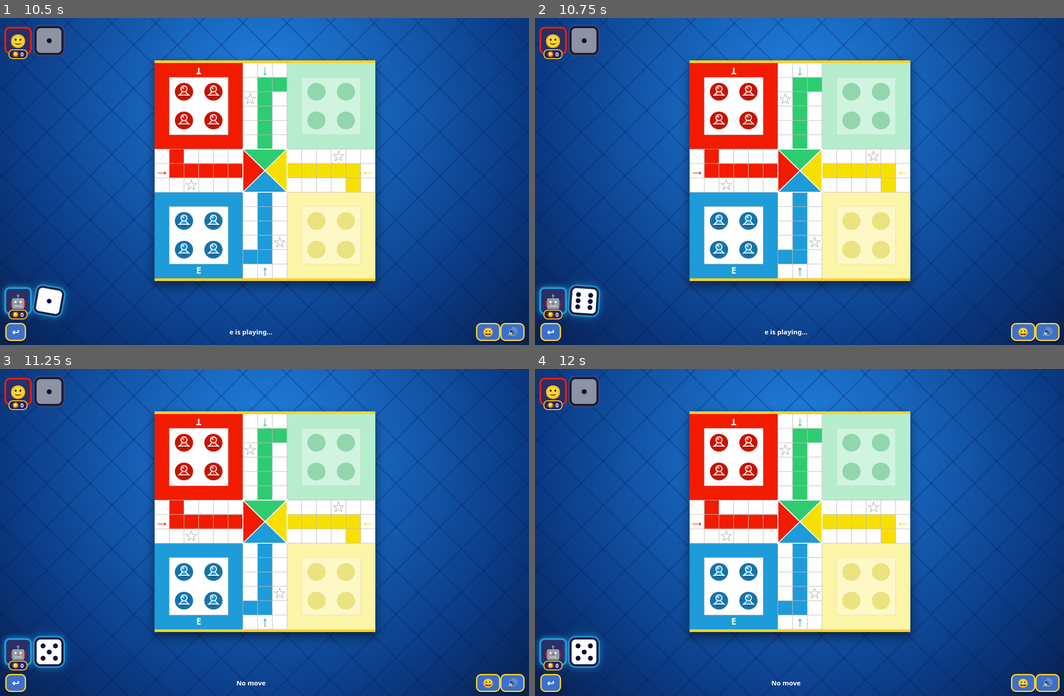
Above: before the commit, frames 1-4 (two rows, left to right).
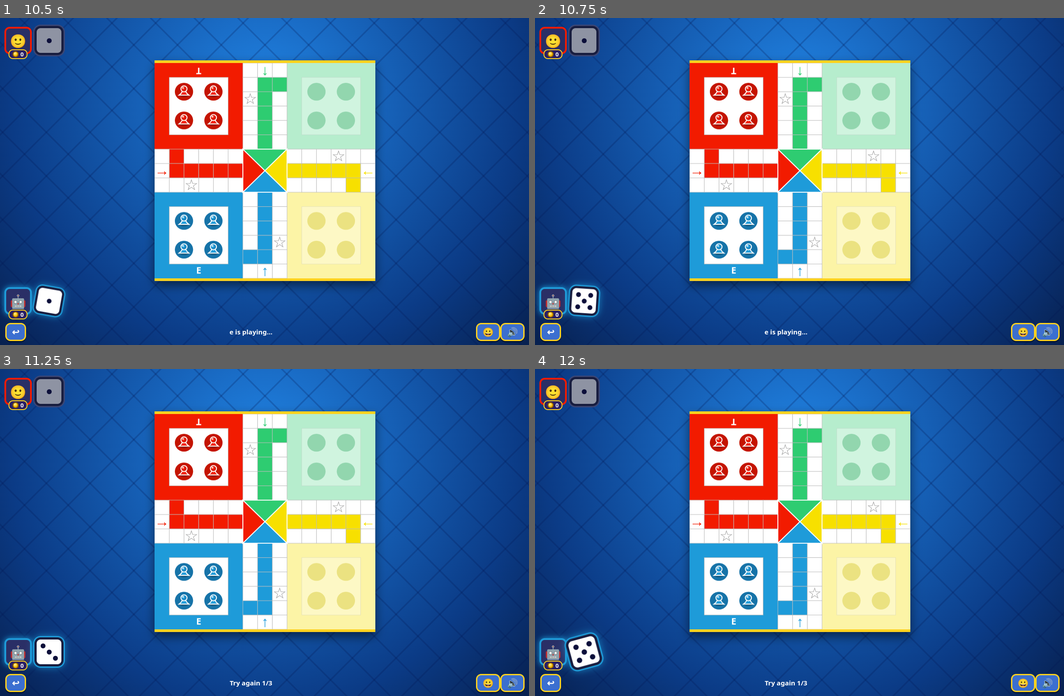
Above: after the commit, the same moments.

Repository: hayelomataklti95-sudo/Game
Game: browser game, page play.html
Two runs of this game, one before a commit and one after it. Both use one fixed random seed, a clock stepped at 60 frames per second and the inputs below.
Inputs (mouse positions are in pixels of both pictures, inside the frame that each line leads up to):
- Up to frame 1 (10.5 s): click (68, 50) at 0.27 s; click (68, 57) at 1.07 s; click "🐍 SNAKES & LADDERS" at 1.17 s; click (264, 194) at 1.67 s; click "ROLL" at 1.77 s; click (222, 129) at 2.07 s; click "↩" at 2.17 s; click "🤖 VS 3 COMPUTERS" at 2.67 s; click (95, 40) at 3.07 s; click "CPU" at 3.17 s; click (264, 204) at 3.67 s; click (253, 112) at 3.77 s; type "Alex" at 3.77 s; click (84, 63) at 4.07 s; click "CPU" at 4.17 s; click (253, 112) at 4.67 s; type "t" at 4.67 s; tap Enter at 4.7, 5.7, 6.7, 7.2, 8.7 s; click (31, 67) at 5.07 s; click "PLAYER" at 5.17 s; click (259, 112) at 5.67 s; type "e" at 5.67 s; click (259, 145) at 5.77 s; type "Alex" at 5.77 s; click (68, 37) at 6.07 s; click "CPU" at 6.17 s; click (259, 178) at 6.67 s; type "r" at 6.67 s; click (105, 53) at 7.07 s; click (259, 178) at 7.17 s; type "t" at 7.17 s; click "PLAY" at 7.67 s; click (259, 207) at 7.77 s; type "Alex" at 7.77 s; click (26, 50) at 8.07 s; click (264, 204) at 8.17 s; click (259, 145) at 8.67 s; type "a" at 8.67 s; click (52, 73) at 9.07 s; click "OFF" at 9.17 s; click (264, 204) at 9.67 s; click "PLAY" at 9.77 s; click (285, 93) at 10.07 s; click "OK" at 10.17 s
- Up to frame 2 (10.75 s): click (582, 302) at 10.67 s
- Up to frame 3 (11.25 s): click (264, 542) at 11.07 s; click (47, 391) at 11.17 s
- Up to frame 4 (12 s): click "↩" at 11.67 s; click "Resume" at 11.77 s

Frame 1 is identical in both runs. In frame 2, less than 0.1% of the frame differs, in the area x 7-11%, y 85-88%; in frame 3, less than 0.1%; in frame 4, 0.4%, in the area x 5-52%, y 80-98%.
Error in both runs: TypeError: Cannot read properties of null (reading 'pl')

Commit message:
Add files via upload

Diff:
--- a/play-sw.js
+++ b/play-sw.js
@@ -1,4 +1,4 @@
-var C="ludo-v10",PRE=["./play.html","play-manifest.webmanifest","play-icon-192.png","play-icon-512.png","play-me.jpg","play-splash.jpg","play-dice.mp3","play-home.mp3","play-cap.mp3","play-snake.mp3","play-song.mp3","play-start.mp3"];
+var C="ludo-v11",PRE=["./play.html","play-manifest.webmanifest","play-icon-192.png","play-icon-512.png","play-me.jpg","play-splash.jpg","play-dice.mp3","play-home.mp3","play-cap.mp3","play-snake.mp3","play-song.mp3","play-start.mp3"];
 self.addEventListener("install",function(e){self.skipWaiting();e.waitUntil(caches.open(C).then(function(c){return Promise.all(PRE.map(function(u){return c.add(u).catch(function(){})}))}))});
 self.addEventListener("activate",function(e){e.waitUntil(caches.keys().then(function(k){return Promise.all(k.filter(function(x){return x!=C}).map(function(x){return caches.delete(x)}))}).then(function(){return self.clients.claim()}))});
 self.addEventListener("fetch",function(e){
--- a/play.html
+++ b/play.html
@@ -90,6 +90,7 @@
  <button class="mb g" id="stk">Safe stacks: Off</button>
  <button class="mb g" id="cbb">Color marks: Off</button>
  <button class="mb g" id="strb">Strict home: Off</button>
+ <button class="mb g" id="onb">Start with 1 or 6: Off</button>
  <button class="mb g" data-r="back">Add my voice after capture</button>
  <button class="mb g" data-r="goal">Add my voice after goal</button>
  <button class="mb g" id="vt">Test sounds</button>
@@ -106,19 +107,21 @@
 var HM=[[6.8,7.5],[7.5,6.8],[8.2,7.5],[7.5,8.2]],OR=[[0,0],[9,0],[9,9],[0,9]],SP=[[2,2],[4,2],[2,4],[4,4]];
 var PRE={cpu1:[["h",3],["c",1]],cpu3:[["h",3],["c",0],["c",1],["c",2]],p2:[["h",3],["h",1]],p4:[["h",3],["h",0],["h",1],["h",2]]};
 var S=null,AV={},MUTE=L("lv_mu2")=="1",AC,pickFor=0,lastMode="cpu1",DIFF=+(L("lv_df2")||2),TP=[];
-var PG=JSON.parse(L("lv_pg")||"{}"),FR=["#ffd21f","#4fc3f7", …(132 unchanged characters)… lex","Zara","Leo"],STR=L("lv_str")=="1",CB=L("lv_cb")=="1",SNT=4,SM,SU=[],SN=["" …(199 unchanged characters)…
+var PG=JSON.parse(L("lv_pg")||"{}"),FR=["#ffd21f","#4fc3f7", …(132 unchanged characters)… lex","Zara","Leo"],STR=L("lv_str")=="1",ONE=L("lv_one")=="1",CB=L("lv_cb")=="1",SNT=4,SM,SU=[],SN=["" …(199 unchanged characters)…
 function lvl(){return 1+Math.floor(PG.xp/100)}function sv(){L("lv_pg",JSON.stringify(PG))}
 var PIPS=[[4],[0,8],[0,4,8],[0,2,6,8],[0,2,4,6,8],[0,2,3,5,6,8]];
 "LUDO".split("").forEach((c,i)=>{["lg1"].forEach(id=>{var s=document.createElement("span");s.textContent=c;s.style.color=COL[i];$(id).appendChild(s)})});
 function toast(t){var e=document.createElement("div");e.id="tt";e.textContent=t;document.body.appendChild(e);setTimeout(()=>e.remove(),1800)}
-function show(id){["menu","game","slg"].forEach(x=>$(x).hidden=x!=id)}
+function show(id,keep){if(!keep)stopAll();["menu","game","slg"].forEach(x=>$(x).hidden=x!=id)}
 /* audio */
 function tone(f,d,t,v,w){try{AC=AC||new(window.AudioContext||window.webkitAudioContext)();var o=AC.createOscillator(),g …(228 unchanged characters)…
 function crowd(){try{AC=AC||new(window.AudioContext||window.webkitAudioContext)();var n=AC.sampleRate*1.8|0,b=AC.create …(341 unchanged characters)…
 var B={};
 function ctx(){return AC=AC||new(window.AudioContext||window.webkitAudioContext)()}
 ["dice","home","cap","snake","song"].forEach(n=>{try{fetch("play-"+n+".mp3").then(r=>r.arrayBuffer()).then(b=>ctx().decodeAudioData(b)).then(d=>{B[n]=d}).catch(()=>{})}catch(e){}});
-function smp(n){try{var c=ctx();if(c.state=="suspended")c.resume();if(B[n]){var q=c.createBufferSource();q.buffer=B[n];q.connect(c.destination);q.start();return 1}var a=new Audio("play-"+n+".mp3");a.play().catch(()=>{});return 1}catch(e){return 0}}
+var CUR={};
+function stopAll(){for(var k in CUR){try{CUR[k].stop?CUR[k].stop():CUR[k].pause()}catch(e){}}CUR={};try{if(SA)SA.pause()}catch(e){}}
+function smp(n){try{var c=ctx();if(c.state=="suspended")c.resume();try{if(CUR[n])CUR[n].stop?CUR[n].stop():CUR[n].pause()}catch(e){}if(B[n]){var q=c.createBufferSource();q.buffer=B[n];q.connect(c.destination);q.start();CUR[n]=q;return 1}var a=new Audio("play-"+n+".mp3");a.play().catch(()=>{});CUR[n]=a;return 1}catch(e){return 0}}
 function sfx(t){if(MUTE)return;
  if(t=="dice"){if(!smp("dice"))for(var i=0;i<5;i++)tone(180+Math.random()*200,.05,"square",.05,i*.07)}
  else if(t=="step")tone(520,.06,"sine",.08);else if(t=="six")[523,659,784].forEach((f,i)=>tone(f,.12,"triangle",.1,i*.09));
@@ -144,12 +147,13 @@
 var DN=["Easy","Medium","Hard"];$("df").onclick=()=>{DIFF=(DIFF+1)%3;L("lv_df2",DIFF);$("df").textContent="Computer: "+DN[DIFF]};$("df").textContent="Computer: "+DN[DIFF];
 $("ttb").onclick=()=>{TT=!TT;L("lv_tt",TT?1:0);$("ttb").textContent="Turn timer: "+(TT?"15s":"Off")};$("ttb").textContent="Turn timer: "+(TT?"15s":"Off");
 $("stk").onclick=()=>{STK=!STK;L("lv_stk",STK?1:0);$("stk").textContent="Safe stacks: "+(STK?"On":"Off")};$("stk").textContent="Safe stacks: "+(STK?"On":"Off");
+$("onb").onclick=()=>{ONE=!ONE;L("lv_one",ONE?1:0);$("onb").textContent="Start with 1 or 6: "+(ONE?"On":"Off")};$("onb").textContent="Start with 1 or 6: "+(ONE?"On":"Off");
 $("strb").onclick=()=>{STR=!STR;L("lv_str",STR?1:0);$("strb").textContent="Strict home: "+(STR?"On":"Off")};$("strb").textContent="Strict home: "+(STR?"On":"Off");
 $("cbb").onclick=()=>{CB=!CB;L("lv_cb",CB?1:0);$("cbb").textContent="Color marks: "+(CB?"On":"Off")};$("cbb").textContent="Color marks: "+(CB?"On":"Off");
 $("vt").onclick=()=>{sfx("dice");setTimeout(()=>sfx("goal"),900);setTimeout(()=>sfx("cap"),1900)};
 $("bk").onclick=()=>modal("Paused",'<button class="mb" data-a="r">Resume</button><button class="mb g" data-a="n">Restar …(209 unchanged characters)…
 $("sn").innerHTML=MUTE?"&#128263;":"&#128266;";$("ts").classList.toggle("off",MUTE);
-$("sn").onclick=$("ts").onclick=()=>{MUTE=!MUTE;L("lv_mu2",MUTE?1:0);$("sn").innerHTML=MUTE?"&#128263;":"&#128266;";$("ts").classList.toggle("off",MUTE);music()};
+$("sn").onclick=$("ts").onclick=()=>{MUTE=!MUTE;L("lv_mu2",MUTE?1:0);if(MUTE)stopAll();$("sn").innerHTML=MUTE?"&#128263;":"&#128266;";$("ts").classList.toggle("off",MUTE);music()};
 $("tm").onclick=()=>{VIB=!VIB;L("lv_vb",VIB?1:0);$("tm").classList.toggle("off",!VIB)};$("tm").classList.toggle("off",!VIB);
 function chk(){$("cont").hidden=!L("lv_save");menuTop()}chk();
 function save(){if(S&&!S.over&&!S.net)L("lv_save",JSON.stringify({S:S,m:lastMode}))}
@@ -179,20 +183,22 @@
 function msg(t){$("msg").textContent=t}
 function fit(){var c=$("cv"),w=Math.max(260,Math.min(innerWidth,innerHeight-250,720)),d=window.devicePixelRatio||1;c.style.width=c.style.height=w+"px";c.width=c.height=Math.round(w*d)}
 addEventListener("resize",()=>{if(S)fit();if(SL)slFit()});
+function bag(o){if(!o.bag||!o.bag.length){o.bag=[1,2,3,4,5,6];for(var i=5;i>0;i--){var j=Math.random()*(i+1)|0,t=o.bag[i];o.bag[i]=o.bag[j];o.bag[j]=t}}return o.bag.pop()}
 function roll(fv){
  if(!S||S.busy||S.rolled||S.over)return;clearTimeout(tmr);S.busy=true;var d=$("dc"+S.cur),n=0,kd=$("dk"+S.cur);if(kd)kd.classList.remove("can");d.classList.add("roll");sfx("dice");buzz(30);
- var iv=setInterval(()=>{setDice(S.cur,1+Math.floor(Math.random()*6));if(++n>=8){clearInterval(iv);d.classList.remove("roll");var v=fv||1+Math.floor(Math.random()*6);if(S.net&&!fv)nsend({t:"r",v:v});setDice(S.cur,v);S.pl[S.cur].lv=v;S.roll=v;S.rolled=true;S.busy=false;after()}},90);
-}
-function movable(i){var m=[];S.pl[i].pos.forEach((r,t)=>{if(r<0){if(S.roll==6)m.push(t)}else if(r+S.roll<=56&&!(STR&&!S.net&&!S.pl[i].hit&&r<=50&&r+S.roll>50))m.push(t)});return m}
+ var iv=setInterval(()=>{setDice(S.cur,1+Math.floor(Math.random()*6));if(++n>=8){clearInterval(iv);d.classList.remove("roll");var v=fv||bag(S.pl[S.cur]);if(S.net&&!fv)nsend({t:"r",v:v});setDice(S.cur,v);S.pl[S.cur].lv=v;S.roll=v;S.rolled=true;S.busy=false;after()}},90);
+}
+function movable(i){var m=[];S.pl[i].pos.forEach((r,t)=>{if(r<0){if(S.roll==6||(ONE&&!S.net&&S.roll==1))m.push(t)}else if(r+S.roll<=56&&!(STR&&!S.net&&!S.pl[i].hit&&r<=50&&r+S.roll>50))m.push(t)});return m}
 function after(){
  var p=S.pl[S.cur],m=movable(S.cur);
  if(S.roll==6){S.six++;sfx("six");if(S.six>=3){msg("Three sixes - turn lost");setTimeout(next,1100);return}}else S.six=0;
+ var inb=p.pos.every(x=>x<0||x==56)&&p.pos.some(x=>x<0);if(!m.length&&inb&&(S.tr=(S.tr||0)+1)<3){msg("Try again "+S.tr+"/3");S.rolled=false;if(p.t=="c")setTimeout(roll,700);else ui();return}
  if(!m.length){S.np=(S.np||0)+1;if(S.np>=16&&STR){STR=false;toast("Strict rule relaxed")}msg("No move");setTimeout(next,900);return}S.np=0;
  if(p.t=="c")setTimeout(()=>move(pick(m)),650);
  else if(m.length==1)setTimeout(()=>move(m[0]),350);
  else{S.mv=m;msg("Pick a token");arm()}
 }
-function next(){if(!S||S.over)return;do{S.cur=(S.cur+1)%4}while(!S.pl[S.cur]||S.pl[S.cur].done);S.rolled=false;S.six=0;S.mv=[];ui();save();if(S.pl[S.cur].t=="c")setTimeout(roll,700);else tone(988,.14,"sine",.07)}
+function next(){if(!S||S.over)return;do{S.cur=(S.cur+1)%4}while(!S.pl[S.cur]||S.pl[S.cur].done);S.rolled=false;S.six=0;S.tr=0;S.mv=[];ui();save();if(S.pl[S.cur].t=="c")setTimeout(roll,700);else tone(988,.14,"sine",.07)}
 function li(p,r){return(ST[p]+r)%52}
 function sim(c,t){var P=S.pl.map(p=>p&&p.pos.slice()),r=P[c][t],nr=r<0?0:r+S.roll,cap=0;P[c][t]=nr;
  if(nr<=50){var ix=li(c,nr);if(!SAFE[ix])P.forEach((o,q)=>{if(o&&q!=c&&!(STK&&o.filter(x=>x>=0&&x<=50&&li(q,x)==ix).length>1))o.forEach((x,k)=>{if(x>=0&&x<=50&&li(q,x)==ix){o[k]=-1;cap+=x+20}})})}
@@ -210,7 +216,7 @@
  if(!S||S.busy||S.over)return;clearTimeout(tmr);S.busy=true;S.mv=[];var c=S.cur,p=S.pl[c];
  function done(){
   var cap=0,r=p.pos[t];
-  if(r>=0&&r<=50){var ix=li(c,r);if(!SAFE[ix])S.pl.forEach((o,q)=>{if(o&&q!=c&&!(STK&&o.pos.filter(x=>x>=0&&x<=50&&li(q,x)==ix).length>1))o.pos.forEach((x,k)=>{if(x>=0&&x<=50&&li(q,x)==ix){o.pos[k]=-1;cap++}})})}
+  if(r>=0&&r<=50){var ix=li(c,r);if(!SAFE[ix])S.pl.forEach((o,q)=>{if(o&&q!=c&&!(STK&&o.pos.filter(x=>x>=0&&x<=50&&li(q,x)==ix).length>1))o.pos.forEach((x,k)=>{if(x>=0&&x<=50&&li(q,x)==ix){o.pos[k]=-1;(o.rv=o.rv||{})[k]={v:x,t:Date.now()};cap++}})})}
   if(cap){p.hit=1;$("cv").classList.add("shk");setTimeout(()=>$("cv").classList.remove("shk"),400);if(c==ME&&p.t=="h"){ …(196 unchanged characters)…
   S.busy=false;panels();
   if(r==56){award(c,10);sfx("goal");burst(tpos(c,t),COL[c]);setTimeout(()=>say("goal"),600);buzz(200)}
@@ -280,7 +286,7 @@
 function slStart(k,loc){SL={pl:[],cur:0,busy:false,over:false,loc:loc};var cs=[3,1,0,2];for(var i=0;i<k;i++)SL.pl.push({c:cs[i],h:i==0||!!loc,n:i==0?($("nm").value.trim()||"You"):(loc?"Player "+(i+1):CNM[cs[i]]),p:0,a:null});show("slg");slFit();setDice("S",1);slUi()}
 function slFit(){var c=$("sc2"),w=Math.max(260,Math.min(innerWidth,innerHeight-270)),d=window.devicePixelRatio||1;c.style.width=c.style.height=w+"px";c.width=c.height=Math.round(w*d)}
 function slUi(){var p=SL.pl[SL.cur];$("slt").textContent=p.n;$("slt").style.color=COL[p.c]==="#f7e000"?"#ffd21f":COL[p.c];$("slm").textContent=p.h?"Tap ROLL":p.n+" is playing...";$("slr").style.visibility=p.h?"visible":"hidden";if(!p.h)setTimeout(slRoll,800)}
-function slRoll(){var s=SL;if(!s||s.busy||s.over)return;s.bu …(187 unchanged characters)… al(iv);e.classList.remove("roll");var v=1+Math.floor(Math.random()*6);setDice("S",v);$("slm").textContent="Rolled "+v;setTimeout(()=>slMove(v),600)}},90)}
+function slRoll(){var s=SL;if(!s||s.busy||s.over)return;s.bu …(187 unchanged characters)… al(iv);e.classList.remove("roll");var v=bag(SL.pl[SL.cur]);setDice("S",v);$("slm").textContent="Rolled "+v;setTimeout(()=>slMove(v),600)}},90)}
 function slMove(v){var s=SL,p=s.pl[s.cur];if(p.p+v>100){slEnd(v);return}var i=0;(function st(){p.p++;i++;sfx("step");if(i<v)setTimeout(st,170);else setTimeout(()=>{var t=LD[p.p]||SK[p.p];if(t){sfx(LD[p.p]?"six":"snake");p.p=t;setTimeout(()=>slEnd(v),800)}else slEnd(v)},300)})()}
 function slEnd(v){var s=SL,p=s.pl[s.cur];if(p.p==100){s.over=true;L("lv_sl","");sfx("song");confetti();buzz([100,50,300 …(202 unchanged characters)…
  if(v!=6)s.cur=(s.cur+1)%s.pl.length;s.busy=false;L("lv_sl",JSON.stringify(s));slUi()}
@@ -324,8 +330,8 @@
  var T=[[[6,6],[6,9]],[[6,6],[9,6]],[[9,6],[9,9]],[[6,9],[9,9]]];
  for(i=0;i<4;i++){g.fillStyle=COL[i];g.beginPath();g.moveTo(T[i][0][0]*u,T[i][0][1]*u);g.lineTo(T[i][1][0]*u,T[i][1][1]*u);g.lineTo(7.5*u,7.5*u);g.closePath();g.fill();g.strokeStyle="#fff";g.lineWidth=.06*u;g.stroke()}
  var tk=[],grp={},tm=Date.now()/200;
- for(i=0;i<4;i++)if(S.pl[i]){var pl=S.pl[i];pl.a=pl.a||[];fo …(118 unchanged characters)… 0],dy=q[1]-a[1];a[0]+=dx*.2;a[1]+=dy*.2;
-  var e={p:i,t:k,x:a[0],y:a[1],key:key,lift:Math.min(.3,Math.hypot(dx,dy)*.25)};(grp[key]=grp[key]||[]).push(e);tk.push(e)}}
+ for(i=0;i<4;i++)if(S.pl[i]){var pl=S.pl[i];pl.a=pl.a||[];fo …(118 unchanged characters)… 0],dy=q[1]-a[1];a[0]+=dx*.2;a[1]+=dy*.2;var rv=pl.rv&&pl.rv[k],rl=0;if(rv){var nw=Date.now();rv.v-=(nw-rv.t)/1000*28;rv.t=nw;if(rv.v<=0)delete pl.rv[k];else{var f=Math.floor(rv.v),w=rv.v-f,A1=P[li(i,f)],A2=P[li(i,Math.min(50,f+1))];a[0]=A1[0]+.5+(A2[0]-A1[0])*w;a[1]=A1[1]+.5+(A2[1]-A1[1])*w;rl=1}}
+  var e={p:i,t:k,x:a[0],y:a[1],key:key,lift:rl?.12:Math.min(.3,Math.hypot(dx,dy)*.25)};(grp[key]=grp[key]||[]).push(e);tk.push(e)}}
  TP=[];tk.sort((a,b)=>a.y-b.y).forEach(e=>{var n=grp[e.key].length,idx=grp[e.key].indexOf(e),r=.4,x=e.x,y=e.y,pos=S.pl[e.p].pos[e.t];
   if(n>1&&pos>=0&&pos<56){var an=idx/n*6.283;x+=Math.cos(an)*.22;y+=Math.sin(an)*.22;r=.3}
   if(pos==56)r=.26;
@@ -342,8 +348,8 @@
 });
 requestAnimationFrame(draw);
 if(window.speechSynthesis)speechSynthesis.getVoices();
-function sp(){if($("splash").hidden)return;$("splash").hidden=true}var spT=setTimeout(()=>{$("splash").style.opacity=0;show("menu");setTimeout(sp,600)},2600);$("splash").onclick=()=>{clearTimeout(spT);show("menu");sp()};
-var ST1=0;function startSnd(){if(ST1||MUTE)return;ST1=2;try{var a=new Audio("play-start.mp3");a.play().then(()=>{ST1=1}).catch(()=>{ST1=0})}catch(e){ST1=0}}
+function sp(){if($("splash").hidden)return;$("splash").hidden=true}var spT=setTimeout(()=>{$("splash").style.opacity=0;show("menu",1);setTimeout(sp,600)},2600);$("splash").onclick=()=>{clearTimeout(spT);show("menu",1);sp()};
+var ST1=0,SA;function startSnd(){if(ST1||MUTE)return;ST1=2;try{SA=new Audio("play-start.mp3");SA.play().then(()=>{ST1=1}).catch(()=>{ST1=0})}catch(e){ST1=0}}
 document.addEventListener("pointerdown",()=>{try{ctx().resume()}catch(e){}startSnd()});startSnd();
 if("serviceWorker"in navigator){var had=!!navigator.serviceWorker.controller;addEventListener("load",()=>navigator.serv …(341 unchanged characters)…
 </script></body></html>
Not shown, changed: play-cap.mp3
Not shown, changed: play-home.mp3
Not shown, changed: play-song.mp3
Not shown, changed: play-start.mp3
